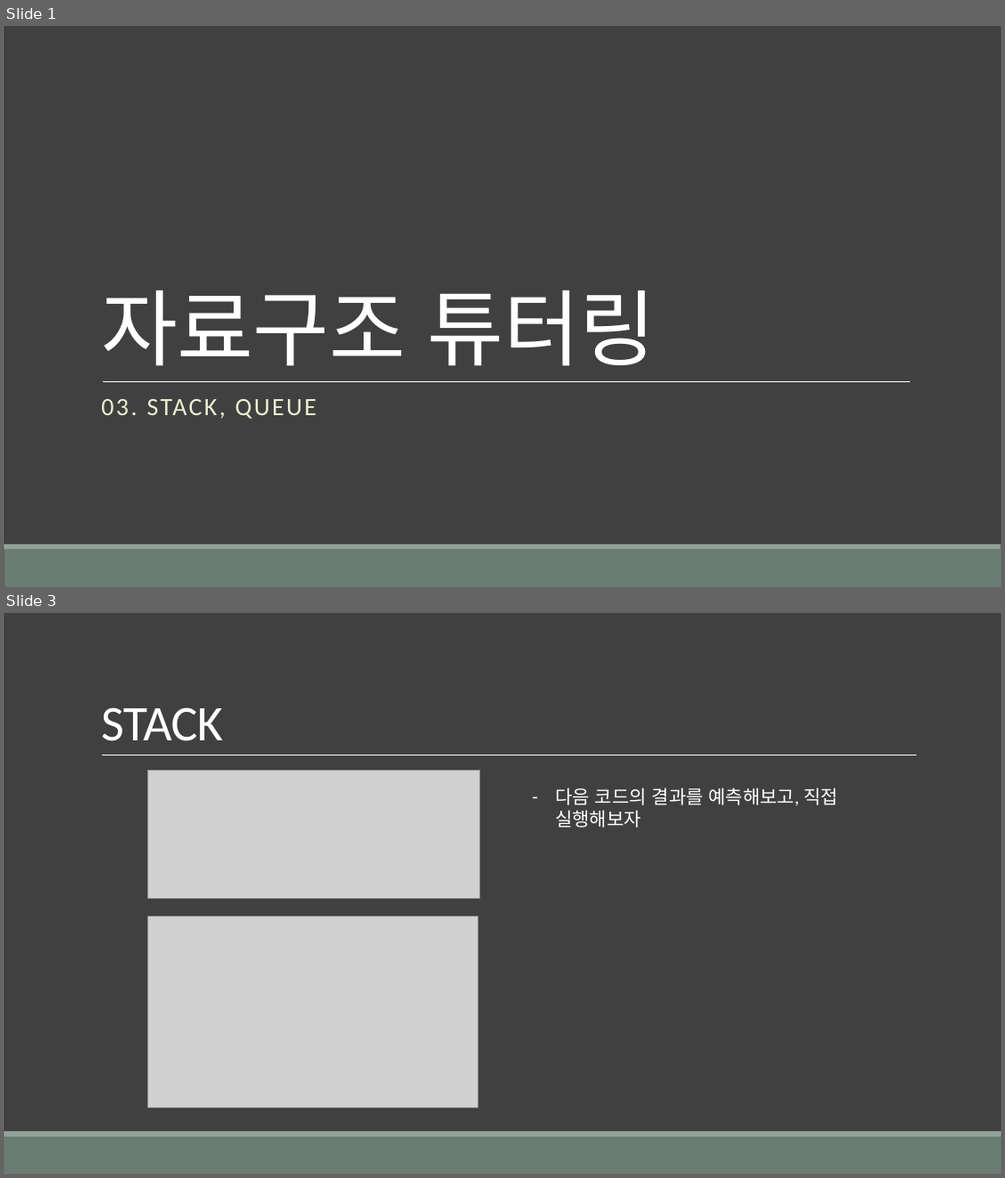
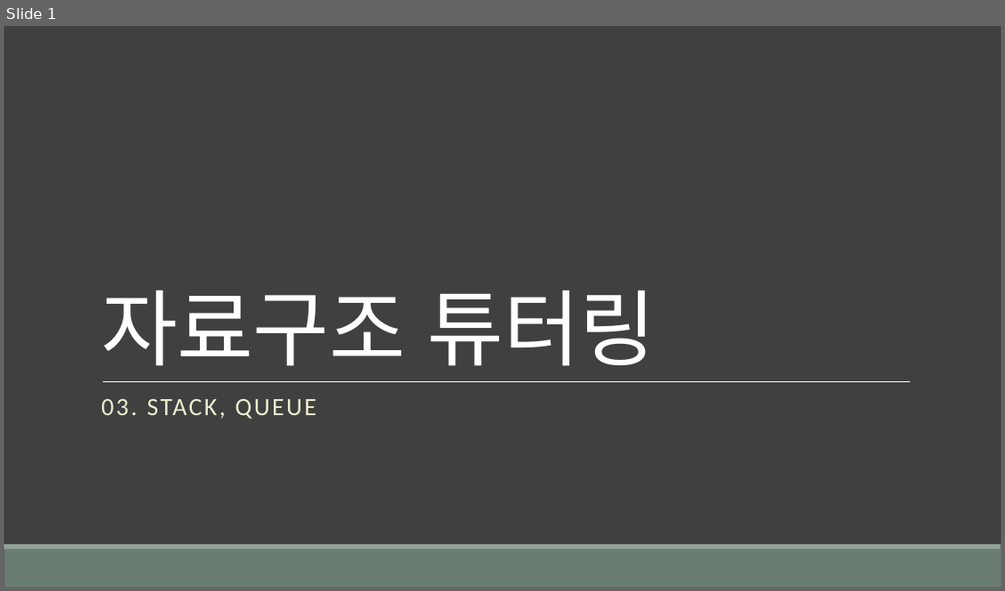
Before and after one commit to logg9715/DataStructure_Lecture-2023-2, a slide deck: ppt/자료구조 튜터링 03.pptx. Shown one above the other, each under a label of ours: slides 1 and 3 before the commit, slide 1 after it; the slides between them are not shown. The pictures are 1005x1178 and 1005x591 pixels, drawn with LibreOffice and Linux fonts; fonts in the diff are those of the drawing; grey boxes stand for pictures. Boxes give left, top, right and bottom in pixels: in the first picture for what was removed or moved away, otherwise in the second. Text is boxed around its words. In the diff, an @@ line names an element or a change of style, - is before the commit and + after.

```diff
--- a/ppt/자료구조 튜터링 03.pptx
+++ b/ppt/자료구조 튜터링 03.pptx
@@ slide 3 removed at bbox=[4, 613, 1001, 1174], background #404040; not listed: 2 template elements that a slide beside it also shows @@
@@ title removed at bbox=[101, 707, 223, 741] @@
-STACK
@@ line removed from (102, 755) to (917, 755) @@
@@ picture removed at bbox=[147, 770, 480, 898] @@
@@ text removed at bbox=[555, 787, 838, 827] @@
-– 다음 코드의 결과를 예측해보고, 직접 실행해보자
@@ picture removed at bbox=[147, 916, 477, 1108] @@
```
Also in this commit, not shown: 1 slide changed, 7 slides added, 2 other files.
